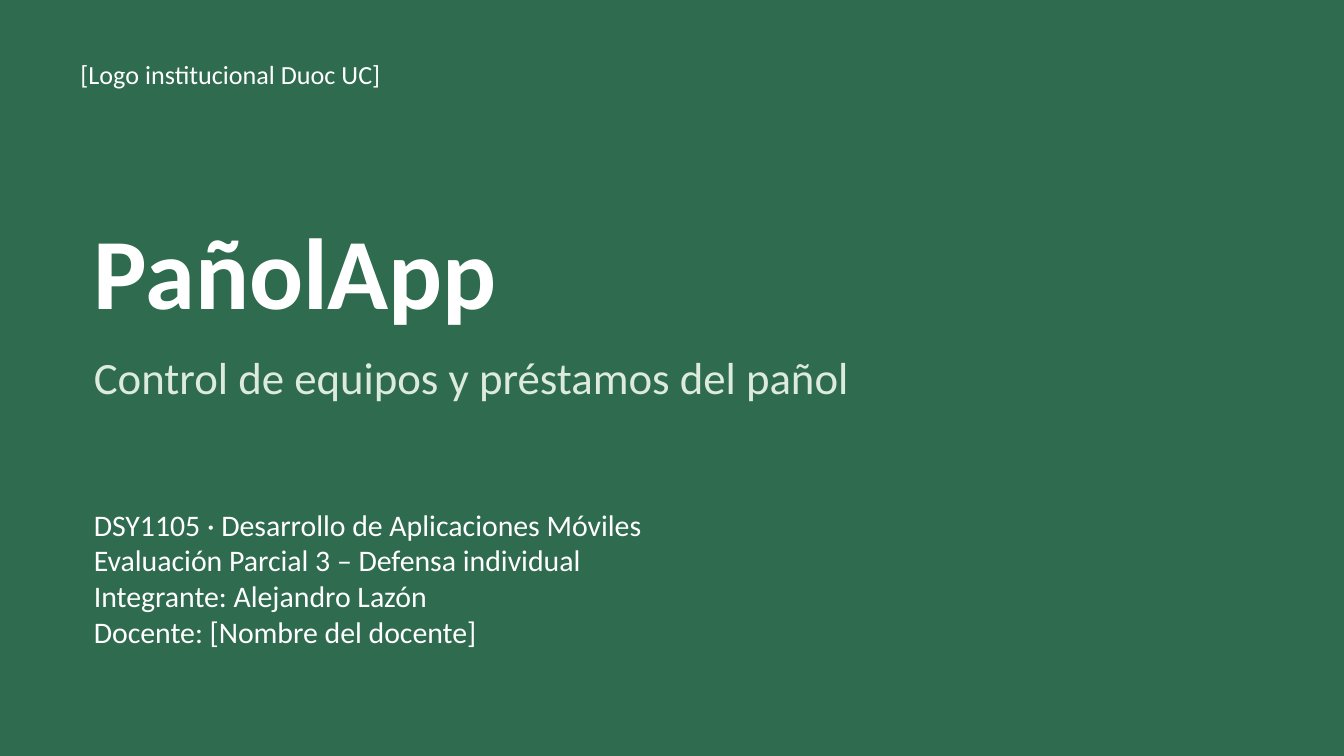
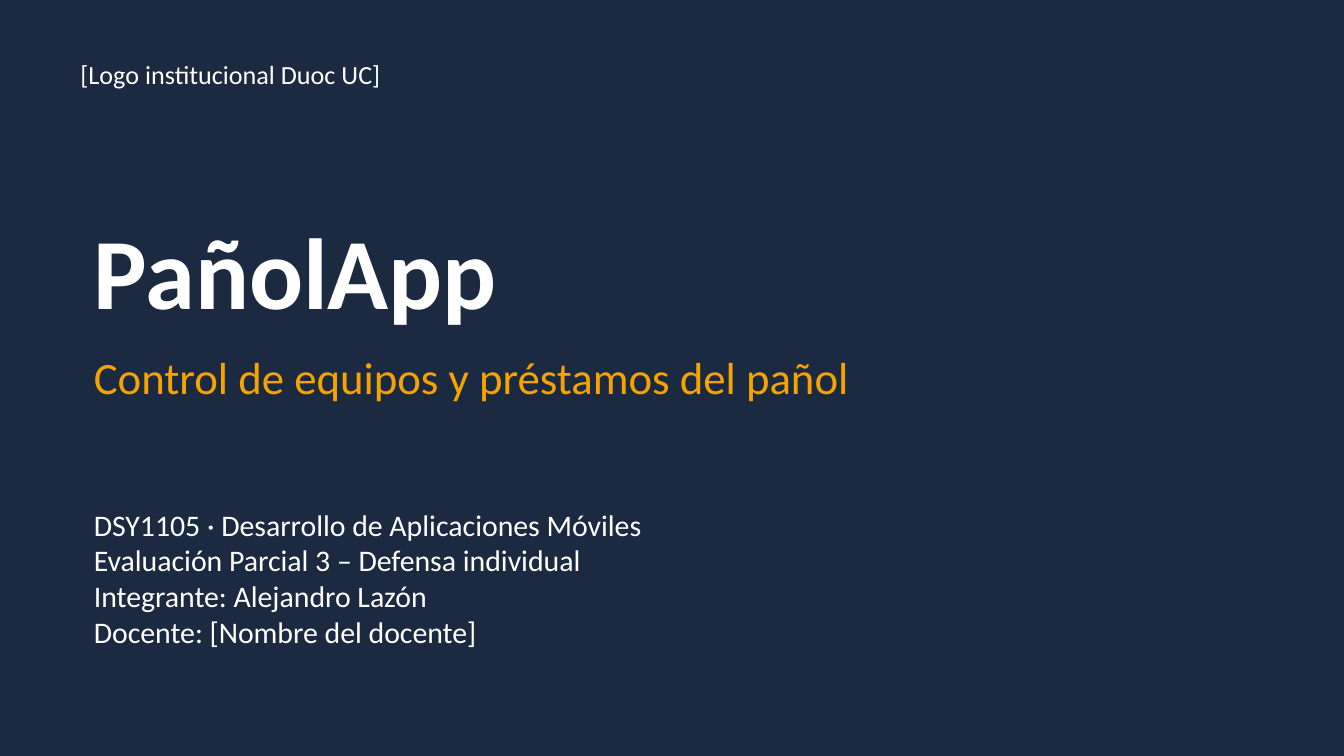
Before and after one commit to freshvk/pa-olapp, a slide deck: slide 1 of docs/PanolApp_Presentacion.pptx. Drawn at 1344x756 pixels with LibreOffice and Linux fonts; fonts in the diff are those of the drawing. Boxes give left, top, right and bottom in pixels: in the first picture for what was removed or moved away, otherwise in the second. Text is boxed around its words. In the diff, an @@ line names an element or a change of style, - is before the commit and + after.

```diff
--- a/docs/PanolApp_Presentacion.pptx
+++ b/docs/PanolApp_Presentacion.pptx
@@ background #2E6B4F to #1B2A41 @@
@@ text "Control de equipos y préstamos ..." at (94,363,848,402): text colour #DDEBDD to #F4A300 @@
```
Also in this commit, not shown: 10 other slides changed, 22 other files.
